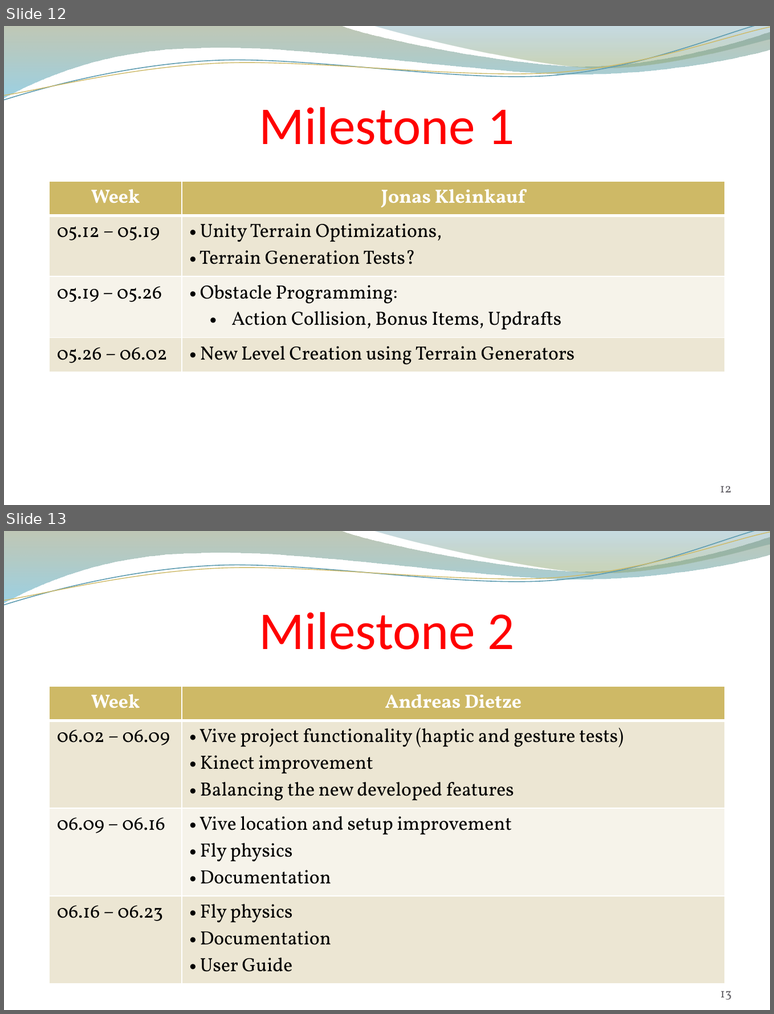
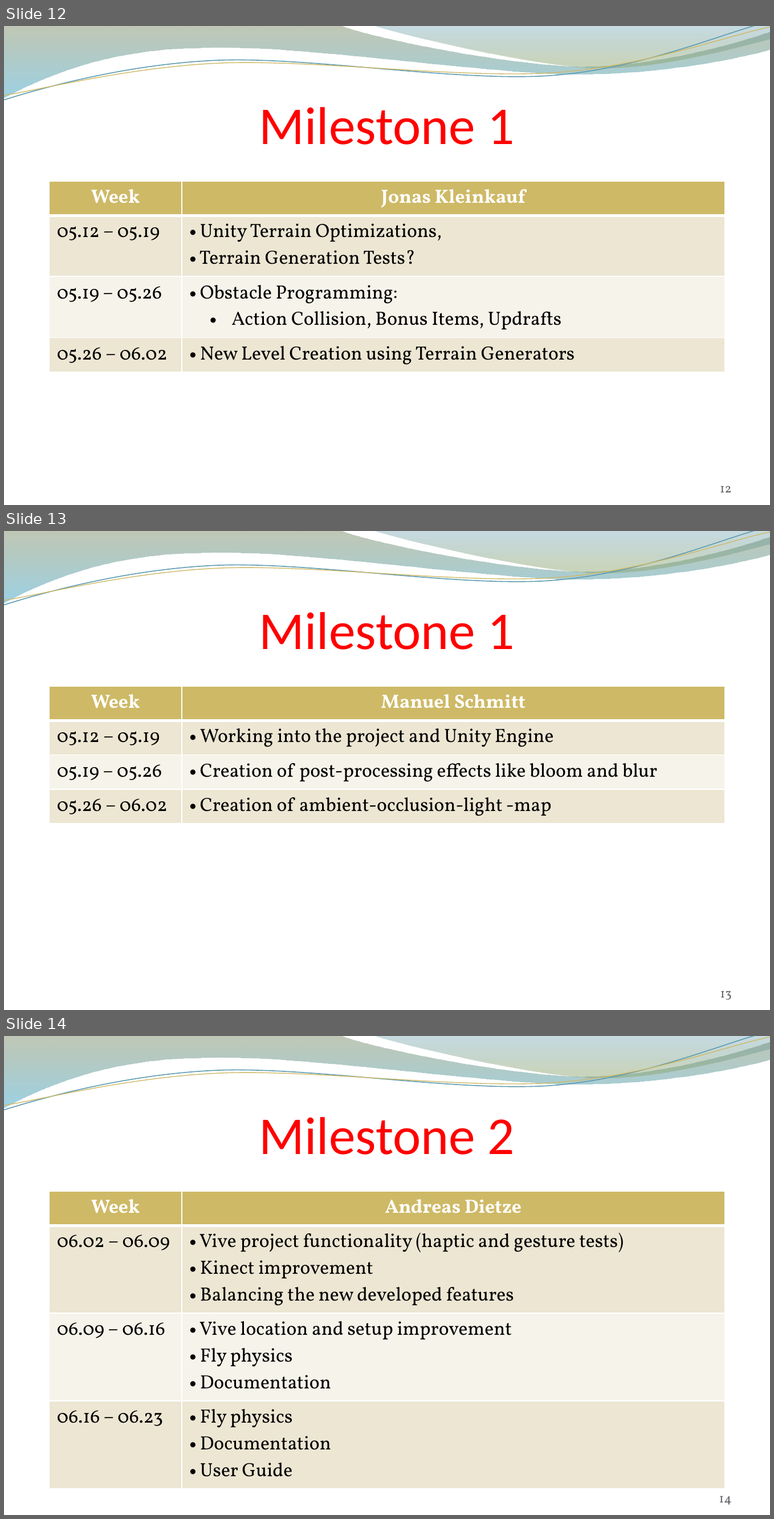
Before and after one commit to andreasdietze/Rift-WingsuitV2, a slide deck: Präsentationen/Projektpräsentation/Project proposal Rift Wingsuit V2.pptx. Shown one above the other, each under a label of ours: slides 12 and 13 before the commit, slides 12, 13 and 14 after it. The pictures are 774x1014 and 774x1519 pixels, drawn with LibreOffice and Linux fonts; fonts in the diff are those of the drawing; background and template pictures are left out. Boxes give left, top, right and bottom in pixels: in the first picture for what was removed or moved away, otherwise in the second. Text is boxed around its words. In the diff, an @@ line names an element or a change of style, - is before the commit and + after.

Commit message:
Milestones for Manuel Schmitt

```diff
--- a/Präsentationen/Projektpräsentation/Project proposal Rift Wingsuit V2.pptx
+++ b/Präsentationen/Projektpräsentation/Project proposal Rift Wingsuit V2.pptx
@@ slide 13 added at <box>4,531,770,1010</box>, background picture (left out); not listed: 4 template elements that a slide beside it also shows @@
@@ title added at <box>259,612,514,650</box>, 50 pt, text #FF0000 @@
+Milestone 1
@@ table added at <box>49,685,725,818</box>, 4 rows, 2 columns @@
+Week | Manuel Schmitt
+05.12 – 05.19 | Working into the project and Unity Engine
+05.19 – 05.26 | Creation of post-processing effects like bloom and blur
+05.26 – 06.02 | Creation of ambient-occlusion-light -map
@@ page number added at <box>720,991,732,1000</box>, 12 pt, text #646268 @@
+13
@@ what was slide 13 is now slide 14 @@
@@ page number at <box>719,1496,732,1505</box>: text changed @@
-13
+14
```
Also in this commit, not shown: 2 other slides added.
